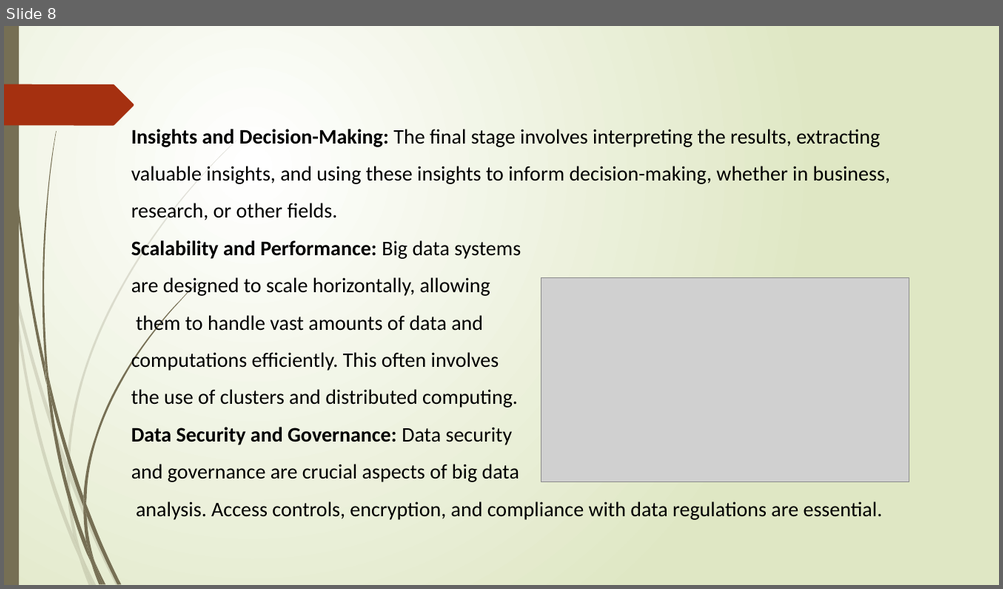
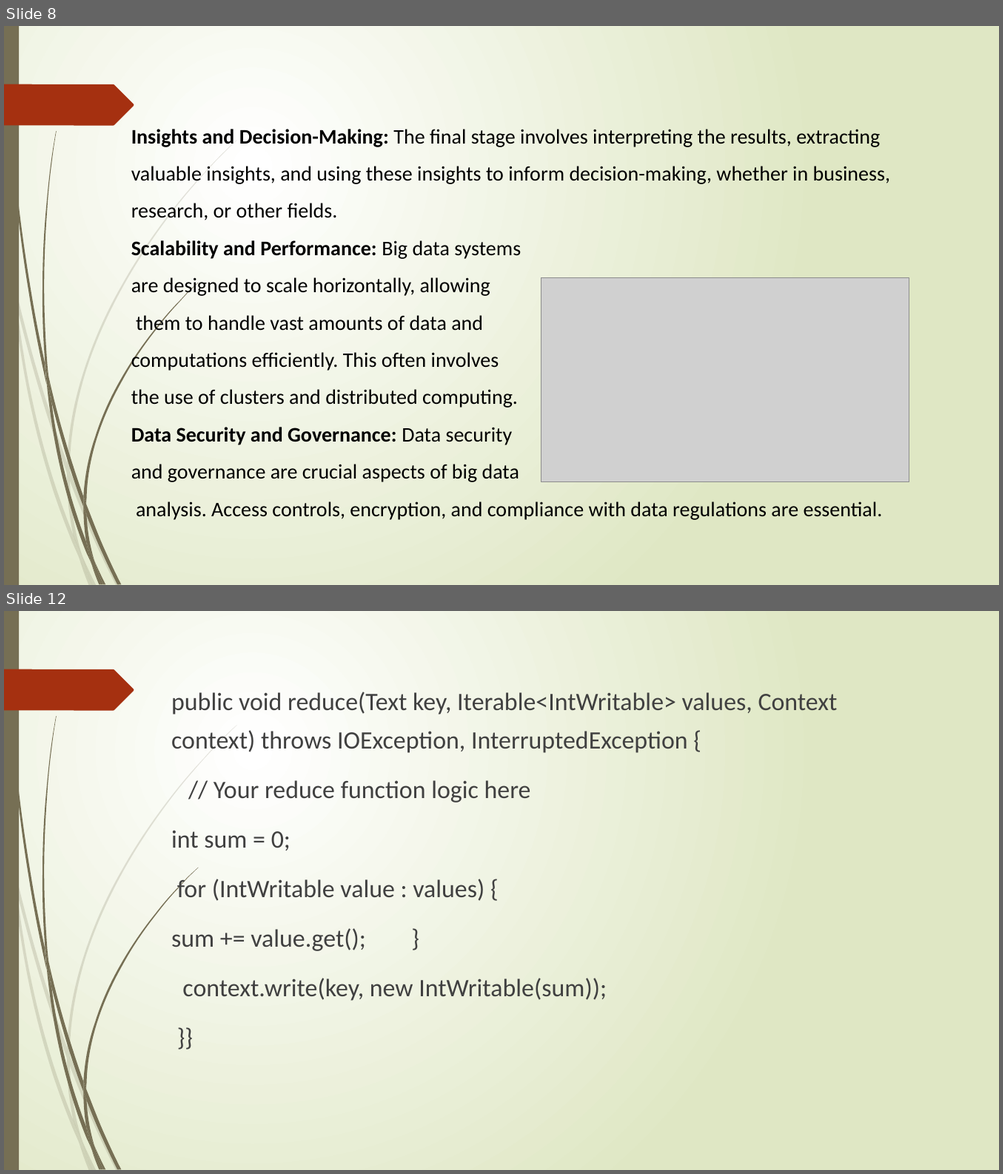
Before and after one commit to Indhu-pri/Indhu, a slide deck: bigdata.pptx. Shown one above the other, each under a label of ours: slide 8 before the commit, slides 8 and 12 after it; the slides between them are not shown. The pictures are 1003x589 and 1003x1174 pixels, drawn with LibreOffice and Linux fonts; fonts in the diff are those of the drawing; grey boxes stand for pictures. Boxes give left, top, right and bottom in pixels: in the first picture for what was removed or moved away, otherwise in the second. Text is boxed around its words. In the diff, an @@ line names an element or a change of style, - is before the commit and + after.

```diff
--- a/bigdata.pptx
+++ b/bigdata.pptx
@@ slide 12 added at bbox=[4, 611, 999, 1170], background gradient #FFFFFF to #DFE8C4; not listed: 24 template elements that a slide beside it also shows @@
@@ text added at bbox=[171, 692, 837, 1001], 24.2 pt, text #404040 @@
+public void reduce(Text key, Iterable<IntWritable> values, Context context) throws IOException, InterruptedException {
+// Your reduce function logic here
+int sum = 0;
+for (IntWritable value : values) {
+sum += value.get(); }
+context.write(key, new IntWritable(sum));
+}}
```
Also in this commit, not shown: 6 other slides added.
